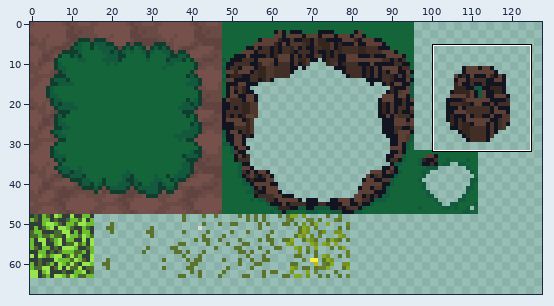
Edited in one commit: pixel-art file (Assets/Sprites/Tileset/tileset.aseprite). The picture above shows the old version from afar; the outline marks the close-up.
Close-up. Before the edit:
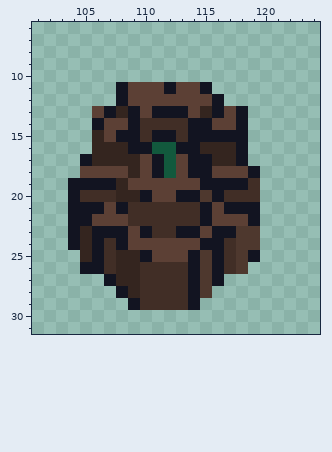
160x160 pixels, 1 frame. Colours within 5 levels of each other are drawn and written as one. Shown: x 101..124, y 6..31. The wide view leaves out empty margins. The commit also changed other parts of the picture, which this record leaves out.
New version:
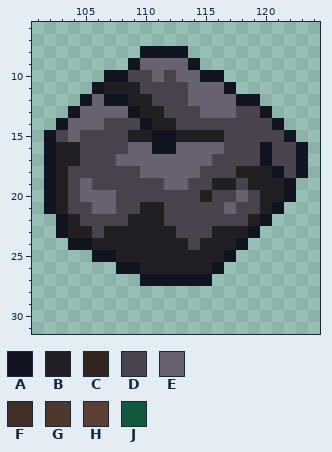
Palette (. is transparent): A #121421  B #211f23  C #34251f  D #48434d  E #68616f  F #412e26  G #4e382e  H #5c4035  J #12593d
What changed:
Layer "nov":
y 8: x 110..113 .... -> AAAA
y 9: x 109..114 ...... -> AEEEEA
y 10: x 107..116 .......... -> AADDEDEEAA
y 11: x 106..117 ..AHHHAHHA.. -> ABBBDDDDEEEA
y 12: x 105..107 ... -> AEA; x 109..119 HHHHHHHA... -> BBDDDEEEEAA
y 13: x 104..108 ..HAC -> AEEEE; x 110..120 HAAAHCAHA.. -> BBDDDEEEDDA
y 14: x 103..121 ...AHHAFFFFAAHHA... -> AEEEDDDABBDDDDDDDDA
y 15: x 102..110 ....CHAAF -> ADEDDDDBB; x 113..122 FAAAAA.... -> BBBBDDDDDA
y 16: x 102..123 ....CCCAAJJAACCCA..... -> ABBDDDDEEAAEEEEDDDADDA
y 17: x 102..123 ...ACCCCHAJHAACCA..... -> ABBDDDEEEEEEEEDDDDADDA
y 18: x 102..123 ...HHHHCHAJHAAHHHA.... -> ABDDDDDDEEEEEDDDBBBADA
y 19: x 102..122 ..AAAACHHHHHHAAAAF... -> ABDEDDDDDDEEDDBBDBBBA
y 20: x 102..122 ..AFFFCCAHHAAGAFFF... -> ABDEEEDDDDDDDBDDEDBBA
y 21: x 102..121 ..AAAHAFFFFFFAHAAA.. -> ABDDEEDDBBDDDDDEDDBA
y 22: x 103..120 .AAHHHFFFFFFAHHHA. -> ABDDDDBBBDDDDDDDBA
y 23: x 103..119 .ACAAAHAFFAAHAAGG -> ABBDBBBBBBDDDBBBA
y 24: x 105..119 CAFAHHHHHHAAFGG -> ABBBBBBBBDBBBA.
y 25: x 105 C -> .; x 107..119 FCCAHHHAGAFGA -> ABBBBBBBBBA..
y 26: x 105..115 AAFCCFFFFAG -> ...AABBBBBB; x 117..118 FG -> ..
y 27: x 107..113 ACCFFFF -> ...AAAA; x 115..116 GA -> A.
y 28: x 108..115 ACFFFFAG -> ........
y 29: x 109..114 AFFFFA -> ......
Boxes around the changes in both close-ups, in picture pixels (x1, y1, x2, y2):
changed: (44, 46, 308, 310)
